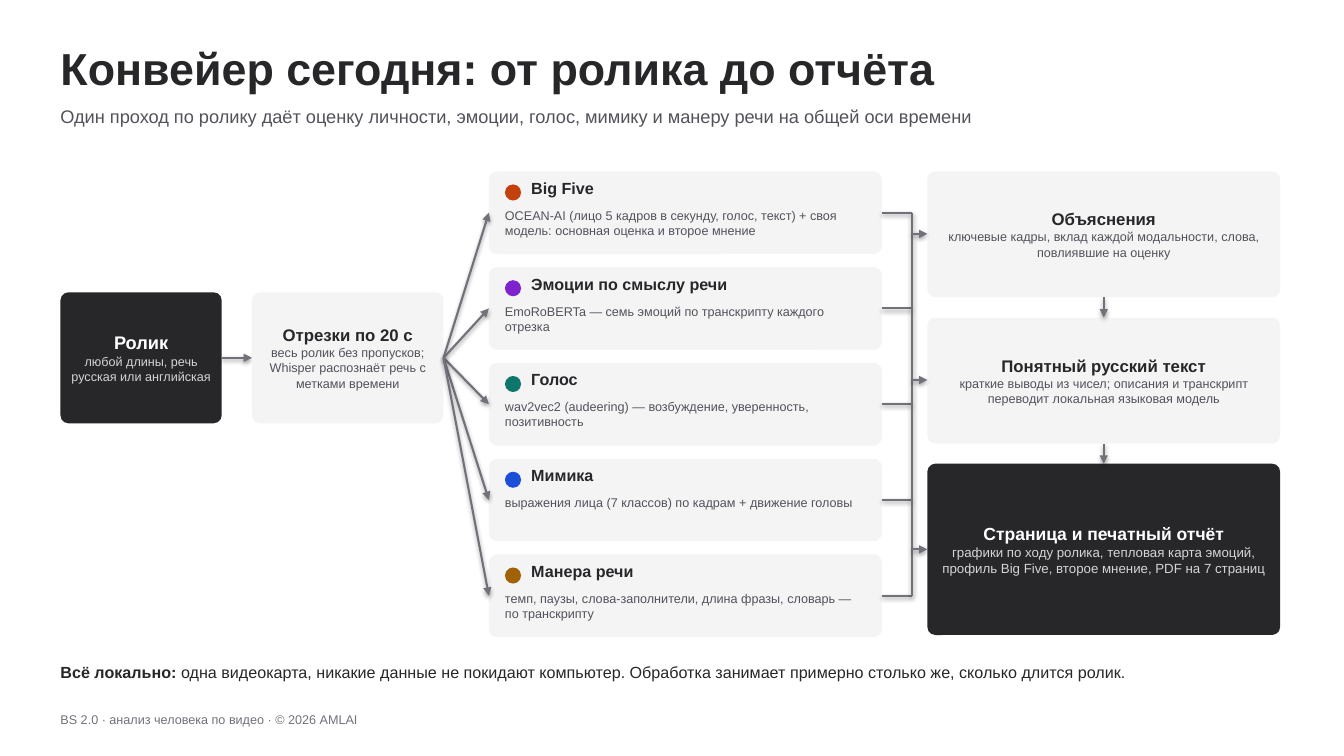
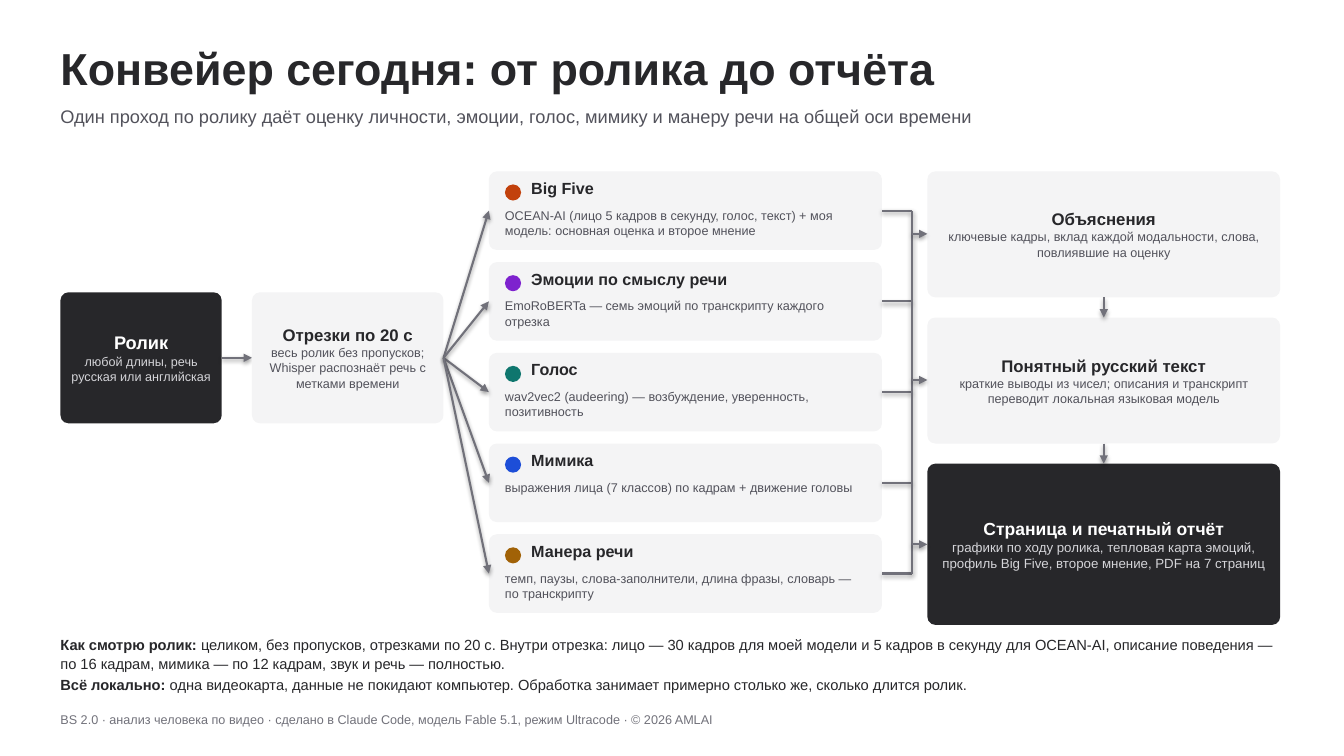
Before and after one commit to AML1969/bigfive-video, a slide deck: slide 3 of BS2_проект_5_слайдов.pptx. Drawn at 1344x756 pixels with LibreOffice and Linux fonts; fonts in the diff are those of the drawing. Boxes give left, top, right and bottom in pixels: in the first picture for what was removed or moved away, otherwise in the second. Text is boxed around its words. In the diff, an @@ line names an element or a change of style, - is before the commit and + after.

```diff
--- a/BS2_проект_5_слайдов.pptx
+++ b/BS2_проект_5_слайдов.pptx
@@ rounded rectangle: place and size @@
-rounded rectangle at [489, 171, 882, 254]
+rounded rectangle at [489, 171, 882, 250]
@@ text at [505, 211, 832, 238]: text changed @@
-OCEAN-AI (лицо 5 кадров в секунду, голос, текст) + своя модель: основная оценка и второе мнение
+OCEAN-AI (лицо 5 кадров в секунду, голос, текст) + моя модель: основная оценка и второе мнение
@@ line moved from (912, 213) - (912, 596) to (912, 211) - (912, 574) @@
@@ rounded rectangle: place and size @@
-rounded rectangle at [489, 267, 882, 350]
+rounded rectangle at [489, 262, 882, 341]
@@ text "EmoRoBERTa — семь эмоций по ...": place and size @@
-text "EmoRoBERTa — семь эмоций по ..." at [505, 306, 824, 334]
+text "EmoRoBERTa — семь эмоций по ..." at [505, 301, 824, 329]
@@ arrow moved from (444, 358) - (489, 309) to (444, 358) - (489, 301) @@
@@ arrow moved from (444, 358) - (489, 500) to (444, 358) - (489, 483) @@
@@ arrow moved from (444, 358) - (489, 596) to (444, 358) - (489, 574) @@
@@ arrow moved from (444, 358) - (489, 404) to (444, 358) - (489, 392) @@
@@ rounded rectangle: place and size @@
-rounded rectangle at [489, 363, 882, 446]
+rounded rectangle at [489, 353, 882, 432]
@@ text "wav2vec2 (audeering) — возбуждение, уверенность, ...": place and size @@
-text "wav2vec2 (audeering) — возбуждение, уверенность, ..." at [505, 402, 809, 426]
+text "wav2vec2 (audeering) — возбуждение, уверенность, ..." at [505, 392, 809, 416]
@@ 2 lines, 1 text, 1 ellipse: place and size @@
-2 lines, 1 text, 1 ellipse at [505, 309, 912, 404]
+2 lines, 1 text, 1 ellipse at [505, 301, 912, 392]
@@ rounded rectangle: place and size @@
-rounded rectangle at [489, 459, 882, 541]
+rounded rectangle at [489, 444, 882, 522]
@@ rounded rectangle: place and size @@
-rounded rectangle at [928, 464, 1280, 635]
+rounded rectangle at [928, 464, 1280, 625]
@@ text "Страница и печатный отчёт": place and size @@
-text "Страница и печатный отчёт" at [942, 527, 1265, 576]
+text "Страница и печатный отчёт" at [942, 522, 1265, 571]
@@ text "выражения лица (7 классов) по ...": place and size @@
-text "выражения лица (7 классов) по ..." at [505, 498, 852, 510]
+text "выражения лица (7 классов) по ..." at [505, 483, 852, 495]
@@ 1 text, 1 ellipse, 1 line: place and size @@
-1 text, 1 ellipse, 1 line at [505, 470, 912, 500]
+1 text, 1 ellipse, 1 line at [505, 455, 912, 483]
@@ 1 text, 1 ellipse, 1 line, 1 rounded rectangle: place and size @@
-1 text, 1 ellipse, 1 line, 1 rounded rectangle at [489, 555, 912, 637]
+1 text, 1 ellipse, 1 line, 1 rounded rectangle at [489, 534, 912, 613]
@@ proportions changed in 6 elements at [489, 171, 882, 250], [928, 464, 1280, 625], [489, 262, 882, 341], [489, 353, 882, 432], [489, 444, 882, 522], [489, 534, 882, 613] @@
@@ 1 text, 1 ellipse, 1 arrow: place and size @@
-1 text, 1 ellipse, 1 arrow at [505, 278, 928, 549]
+1 text, 1 ellipse, 1 arrow at [505, 273, 928, 544]
@@ text "темп, паузы, слова-заполнители, длина фразы, ...": place and size @@
-text "темп, паузы, слова-заполнители, длина фразы, ..." at [505, 594, 835, 621]
+text "темп, паузы, слова-заполнители, длина фразы, ..." at [505, 574, 835, 601]
@@ text at [60, 639, 1254, 693]: text changed; size 11.5 to 10.5 pt @@
-Всё локально: одна видеокарта, никакие данные не покидают компьютер. Обработка занимает примерно столько же, сколько длится ролик.
+Как смотрю ролик: целиком, без пропусков, отрезками по 20 с. Внутри отрезка: лицо — 30 кадров для моей модели и 5 кадров в секунду для OCEAN-AI, описание поведения — по 16 кадрам, мимика — по 12 кадрам, звук и речь — полностью.
+Всё локально: одна видеокарта, данные не покидают компьютер. Обработка занимает примерно столько же, сколько длится ролик.
@@ text at [60, 715, 713, 727]: text changed @@
-BS 2.0 · анализ человека по видео · © 2026 AMLAI
+BS 2.0 · анализ человека по видео · сделано в Claude Code, модель Fable 5.1, режим Ultracode · © 2026 AMLAI
```
Also in this commit, not shown: 4 other slides changed.
